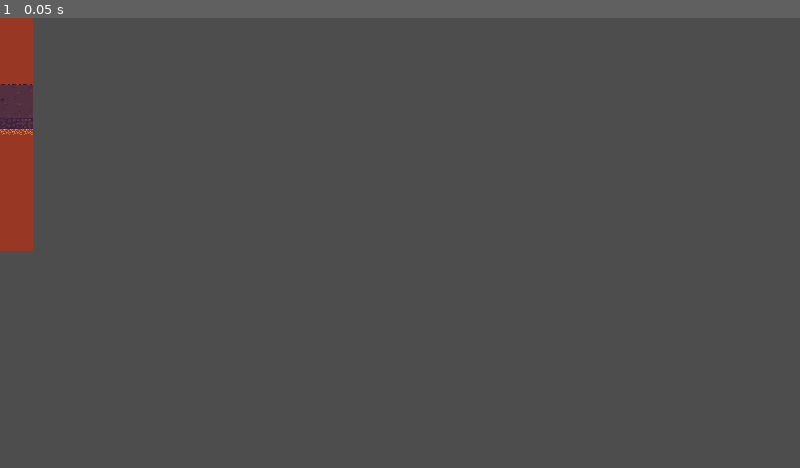
Above: before the commit, frame 1.
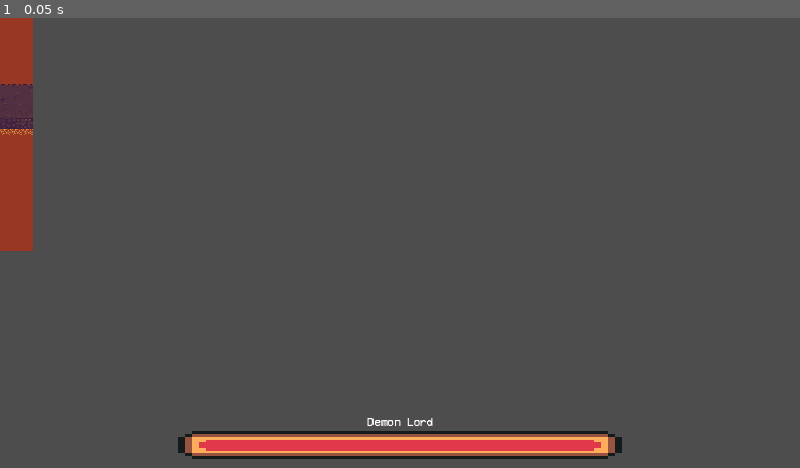
Above: after the commit, the same moment.

Repository: rafizia/individual-game-jam
Game: Godot game, scene res://scenes/Level_4/room_4.tscn
Two runs of this game, one before a commit and one after it. Both use one fixed random seed, a clock stepped at 60 frames per second and the inputs below. This scene is started directly instead of the project's main scene.
Inputs:
- Up to frame 1 (0.05 s): no input

The runs differ from the first frame. In frame 1, 3.5% of the frame differs, in the area x 22-78%, y 88-98%.

Commit message:
add boss hp bar

Diff:
--- a/scenes/Level_2/room_4.tscn
+++ b/scenes/Level_2/room_4.tscn
@@ -9,6 +9,9 @@
 [ext_resource type="Texture2D" uid="uid://bwduqri5qgwcx" path="res://assets/Pixelarium - GrassLands - Free Version/Pack content/Sprites/Tileset/spr_water_waves_animated_tileset.png" id="4_6jaev"]
 [ext_resource type="PackedScene" uid="uid://bixqelua3tnmf" path="res://scenes/torch_2.tscn" id="4_qjec4"]
 [ext_resource type="PackedScene" uid="uid://dsv7enxy5bnot" path="res://scenes/flag.tscn" id="5_sfm5u"]
+[ext_resource type="FontFile" uid="uid://cnbae18fxsbpb" path="res://assets/Fonts/Raw/VCR_OSD_MONO_1.001.ttf" id="10_0hmas"]
+[ext_resource type="Texture2D" uid="uid://dkdtycvhteiqh" path="res://assets/healthbarUnder.png" id="11_ci7r5"]
+[ext_resource type="Texture2D" uid="uid://4r0or36ccvjg" path="res://assets/healthbarProgress.png" id="12_5q7v6"]
 
 [sub_resource type="TileSetAtlasSource" id="TileSetAtlasSource_hrru5"]
 texture = ExtResource("1_rjm7w")
@@ -1605,3 +1608,37 @@
 
 [node name="Skeleton Boss" parent="." instance=ExtResource("3_nlfh8")]
 position = Vector2(1, 22)
+
+[node name="BossHP" type="CanvasLayer" parent="."]
+
+[node name="Label" type="Label" parent="BossHP"]
+anchors_preset = 7
+anchor_left = 0.5
+anchor_top = 1.0
+anchor_right = 0.5
+anchor_bottom = 1.0
+offset_left = -47.0
+offset_top = -73.0
+offset_right = 47.0
+offset_bottom = -50.0
+grow_horizontal = 2
+grow_vertical = 0
+theme_override_fonts/font = ExtResource("10_0hmas")
+text = "Skeleton Boss"
+
+[node name="Health" type="TextureProgressBar" parent="BossHP"]
+anchors_preset = 7
+anchor_left = 0.5
+anchor_top = 1.0
+anchor_right = 0.5
+anchor_bottom = 1.0
+offset_left = -320.0
+offset_top = -53.0
+offset_right = -256.0
+offset_bottom = -43.0
+grow_horizontal = 2
+grow_vertical = 0
+scale = Vector2(10, 4)
+texture_under = ExtResource("11_ci7r5")
+texture_progress = ExtResource("12_5q7v6")
+metadata/_edit_use_anchors_ = true
--- a/scenes/Level_3/room_6.tscn
+++ b/scenes/Level_3/room_6.tscn
@@ -14,6 +14,9 @@
 [ext_resource type="PackedScene" uid="uid://cj4ay5ilil0qb" path="res://scenes/candle_stick.tscn" id="12_4bo3q"]
 [ext_resource type="PackedScene" uid="uid://dsv7enxy5bnot" path="res://scenes/flag.tscn" id="13_fbtfj"]
 [ext_resource type="PackedScene" uid="uid://dt5ee5jjidodv" path="res://scenes/ghost_boss.tscn" id="14_43fek"]
+[ext_resource type="FontFile" uid="uid://cnbae18fxsbpb" path="res://assets/Fonts/Raw/VCR_OSD_MONO_1.001.ttf" id="15_2gnk7"]
+[ext_resource type="Texture2D" uid="uid://dkdtycvhteiqh" path="res://assets/healthbarUnder.png" id="16_bbxfn"]
+[ext_resource type="Texture2D" uid="uid://4r0or36ccvjg" path="res://assets/healthbarProgress.png" id="17_jcr7a"]
 
 [sub_resource type="TileSetAtlasSource" id="TileSetAtlasSource_offfq"]
 texture = ExtResource("1_124t1")
@@ -2207,3 +2210,37 @@
 
 [node name="Ghost_Boss" parent="." instance=ExtResource("14_43fek")]
 position = Vector2(-271, -23)
+
+[node name="BossHP" type="CanvasLayer" parent="."]
+
+[node name="Label" type="Label" parent="BossHP"]
+anchors_preset = 7
+anchor_left = 0.5
+anchor_top = 1.0
+anchor_right = 0.5
+anchor_bottom = 1.0
+offset_left = -47.0
+offset_top = -73.0
+offset_right = 47.0
+offset_bottom = -50.0
+grow_horizontal = 2
+grow_vertical = 0
+theme_override_fonts/font = ExtResource("15_2gnk7")
+text = "Ghost Boss"
+
+[node name="Health" type="TextureProgressBar" parent="BossHP"]
+anchors_preset = 7
+anchor_left = 0.5
+anchor_top = 1.0
+anchor_right = 0.5
+anchor_bottom = 1.0
+offset_left = -320.0
+offset_top = -53.0
+offset_right = -256.0
+offset_bottom = -43.0
+grow_horizontal = 2
+grow_vertical = 0
+scale = Vector2(10, 4)
+texture_under = ExtResource("16_bbxfn")
+texture_progress = ExtResource("17_jcr7a")
+metadata/_edit_use_anchors_ = true
--- a/scenes/Level_4/room_4.tscn
+++ b/scenes/Level_4/room_4.tscn
@@ -1,8 +1,11 @@
-[gd_scene load_steps=6 format=4 uid="uid://c2shi3qf820aj"]
+[gd_scene load_steps=9 format=4 uid="uid://c2shi3qf820aj"]
 
 [ext_resource type="Texture2D" uid="uid://chje03xqpwre1" path="res://assets/Top Down Lava Tileset 16x16 Free/FREE TILESET FILES/freelavatileset-Sheet.png" id="1_ul3bp"]
 [ext_resource type="PackedScene" uid="uid://bh77csxrxms8i" path="res://scenes/torch_4.tscn" id="2_uf2oo"]
 [ext_resource type="PackedScene" uid="uid://b7kpayshx50m0" path="res://scenes/demon_lord.tscn" id="3_2dagg"]
+[ext_resource type="FontFile" uid="uid://cnbae18fxsbpb" path="res://assets/Fonts/Raw/VCR_OSD_MONO_1.001.ttf" id="4_l0k22"]
+[ext_resource type="Texture2D" uid="uid://dkdtycvhteiqh" path="res://assets/healthbarUnder.png" id="5_0ku74"]
+[ext_resource type="Texture2D" uid="uid://4r0or36ccvjg" path="res://assets/healthbarProgress.png" id="6_enrpb"]
 
 [sub_resource type="TileSetAtlasSource" id="TileSetAtlasSource_p2oep"]
 texture = ExtResource("1_ul3bp")
@@ -772,3 +775,37 @@
 
 [node name="Demon_Lord" parent="." instance=ExtResource("3_2dagg")]
 position = Vector2(-300, 111)
+
+[node name="BossHP" type="CanvasLayer" parent="."]
+
+[node name="Label" type="Label" parent="BossHP"]
+anchors_preset = 7
+anchor_left = 0.5
+anchor_top = 1.0
+anchor_right = 0.5
+anchor_bottom = 1.0
+offset_left = -47.0
+offset_top = -73.0
+offset_right = 47.0
+offset_bottom = -50.0
+grow_horizontal = 2
+grow_vertical = 0
+theme_override_fonts/font = ExtResource("4_l0k22")
+text = "Demon Lord"
+
+[node name="Health" type="TextureProgressBar" parent="BossHP"]
+anchors_preset = 7
+anchor_left = 0.5
+anchor_top = 1.0
+anchor_right = 0.5
+anchor_bottom = 1.0
+offset_left = -320.0
+offset_top = -53.0
+offset_right = -256.0
+offset_bottom = -43.0
+grow_horizontal = 2
+grow_vertical = 0
+scale = Vector2(10, 4)
+texture_under = ExtResource("5_0ku74")
+texture_progress = ExtResource("6_enrpb")
+metadata/_edit_use_anchors_ = true
--- a/scripts/demon_lord/demon_lord.gd
+++ b/scripts/demon_lord/demon_lord.gd
@@ -13,6 +13,7 @@
 var is_attacking := false
 
 @onready var attack_area_collision := $AttackArea/CollisionShape2D
+@onready var boss_hp_ui := $"../BossHP/Health"
 
 var player: Node2D = null
 var patrol_dir := Vector2.ZERO
@@ -30,6 +31,9 @@
 	sprite.play("walk")
 
 func _physics_process(delta):
+	boss_hp_ui.value = health
+	boss_hp_ui.max_value = 30
+
 	if state == State.HIT:
 		velocity = Vector2.ZERO
 		move_and_slide()
--- a/scripts/ghost_boss/ghost_boss.gd
+++ b/scripts/ghost_boss/ghost_boss.gd
@@ -13,6 +13,7 @@
 var is_attacking := false
 
 @onready var attack_area_collision := $AttackArea/CollisionShape2D
+@onready var boss_hp_ui := $"../BossHP/Health"
 
 var player: Node2D = null
 var patrol_dir := Vector2.ZERO
@@ -30,6 +31,9 @@
 	sprite.play("walk")
 
 func _physics_process(delta):
+	boss_hp_ui.value = health
+	boss_hp_ui.max_value = 20
+
 	if state == State.HIT:
 		velocity = Vector2.ZERO
 		move_and_slide()
--- a/scripts/skeleton_boss/skeleton_boss.gd
+++ b/scripts/skeleton_boss/skeleton_boss.gd
@@ -13,6 +13,7 @@
 var is_attacking := false
 
 @onready var attack_area_collision := $AttackArea/CollisionShape2D
+@onready var boss_hp_ui := $"../BossHP/Health"
 
 var player: Node2D = null
 var patrol_dir := Vector2.ZERO
@@ -30,6 +31,9 @@
 	sprite.play("walk")
 
 func _physics_process(delta):
+	boss_hp_ui.value = health
+	boss_hp_ui.max_value = 15
+
 	if state == State.HIT:
 		velocity = Vector2.ZERO
 		move_and_slide()
Not shown: 1 places in scenes/Level_2/room_4.tscn that only renumber resources
Not shown: 1 places in scenes/Level_3/room_6.tscn that only renumber resources
